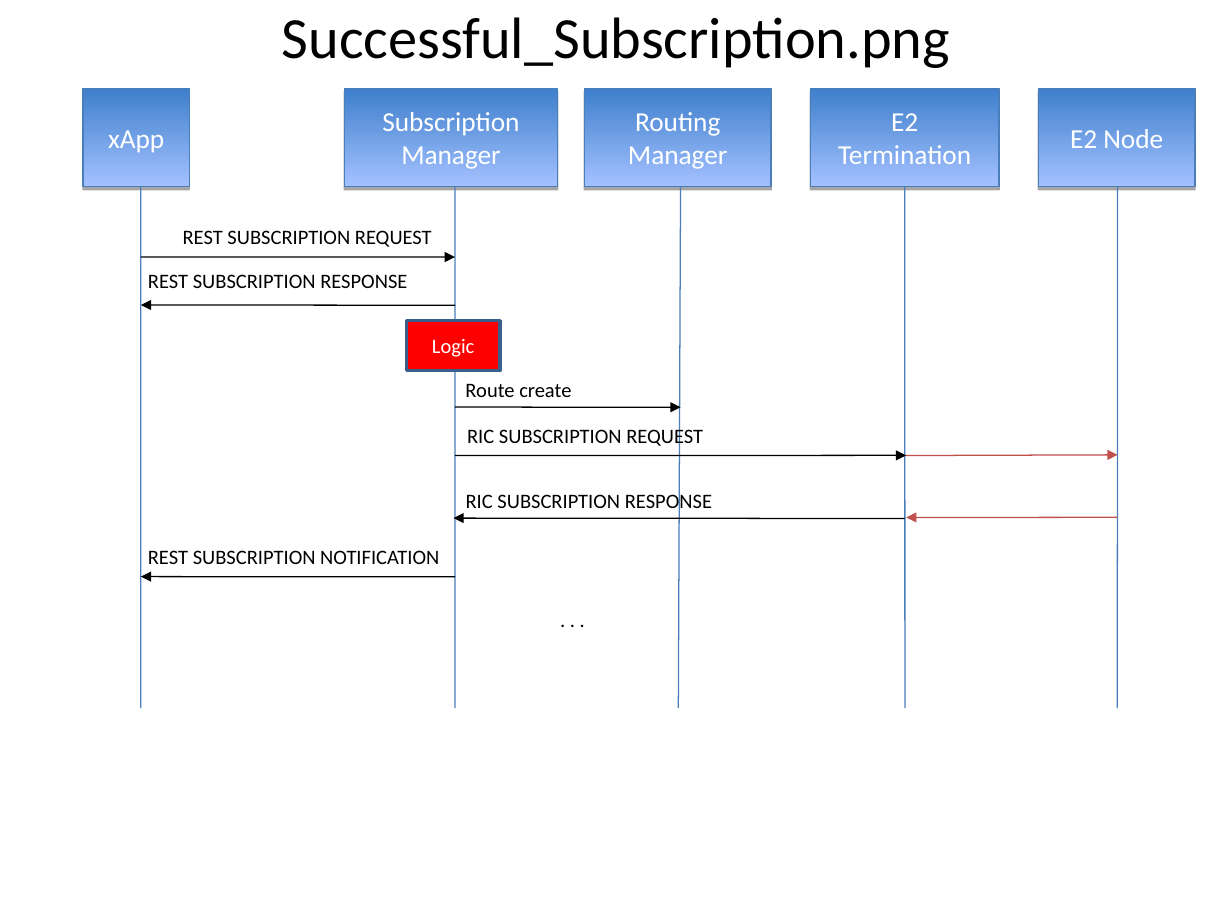
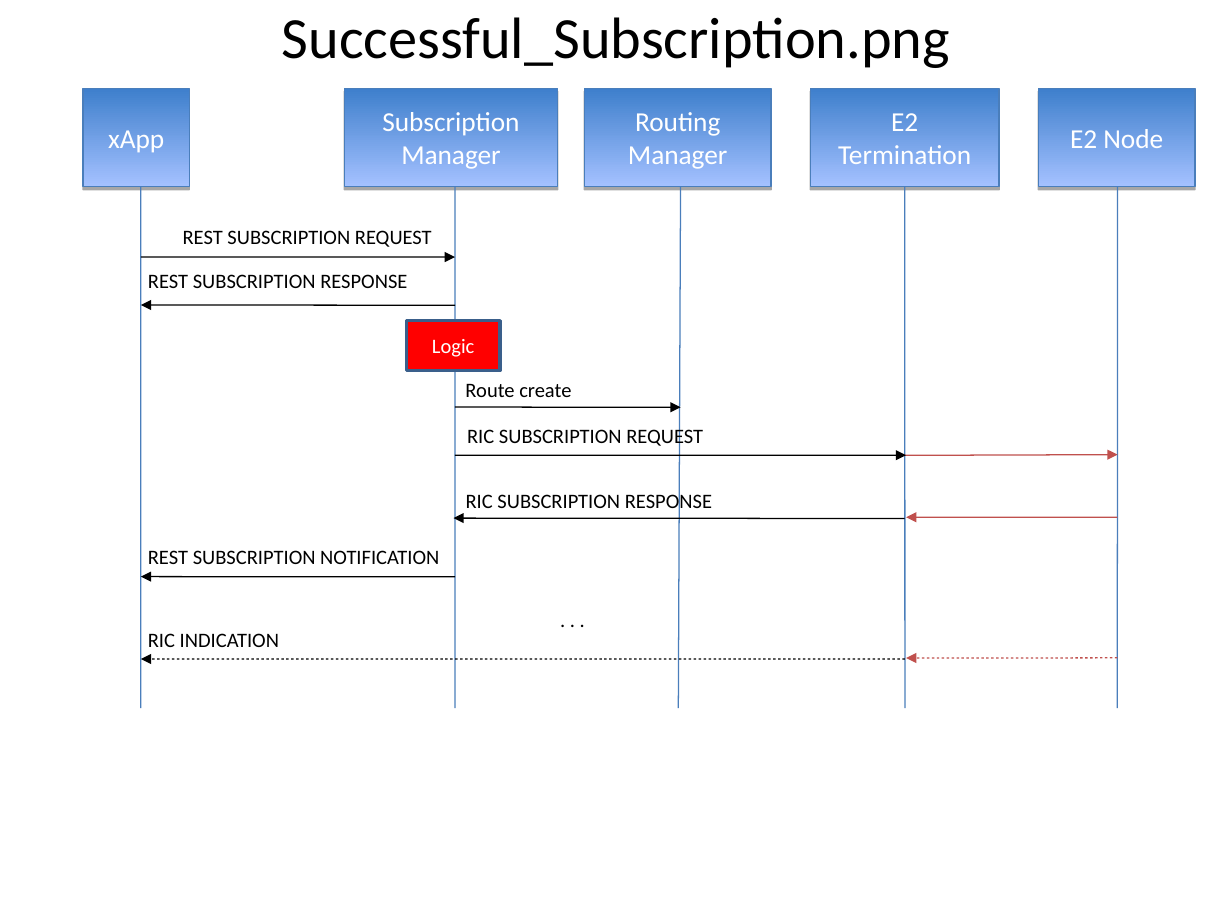
Before and after one commit to o-ran-sc/ric-plt-submgr, a slide deck: slide 3 of docs/images/source/SubManager REST pictures.odp. Drawn at 1232x924 pixels with LibreOffice and Linux fonts; fonts in the diff are those of the drawing. Boxes give left, top, right and bottom in pixels: in the first picture for what was removed or moved away, otherwise in the second. Text is boxed around its words. In the diff, an @@ line names an element or a change of style, - is before the commit and + after.

Commit message:
Subscription REST interface update  - xapp-frame update v0.8.5 -> v0.9.3  - Added REST interface chages introduced in new xapp-frame  - Document updated  - Added workarouds in dockerfile for outdated base image problem

```diff
--- a/docs/images/source/SubManager REST pictures.odp
+++ b/docs/images/source/SubManager REST pictures.odp
@@ arrow added from (904, 659) to (140, 659), #000000 0.74 pt @@
@@ text added at bbox=[148, 633, 279, 647], 12 pt, text #000000 @@
+RIC INDICATION
@@ arrow added from (1117, 658) to (907, 658), #C0504D 0.74 pt @@
```
Also in this commit, not shown: 4 other slides changed, 12 other files.
